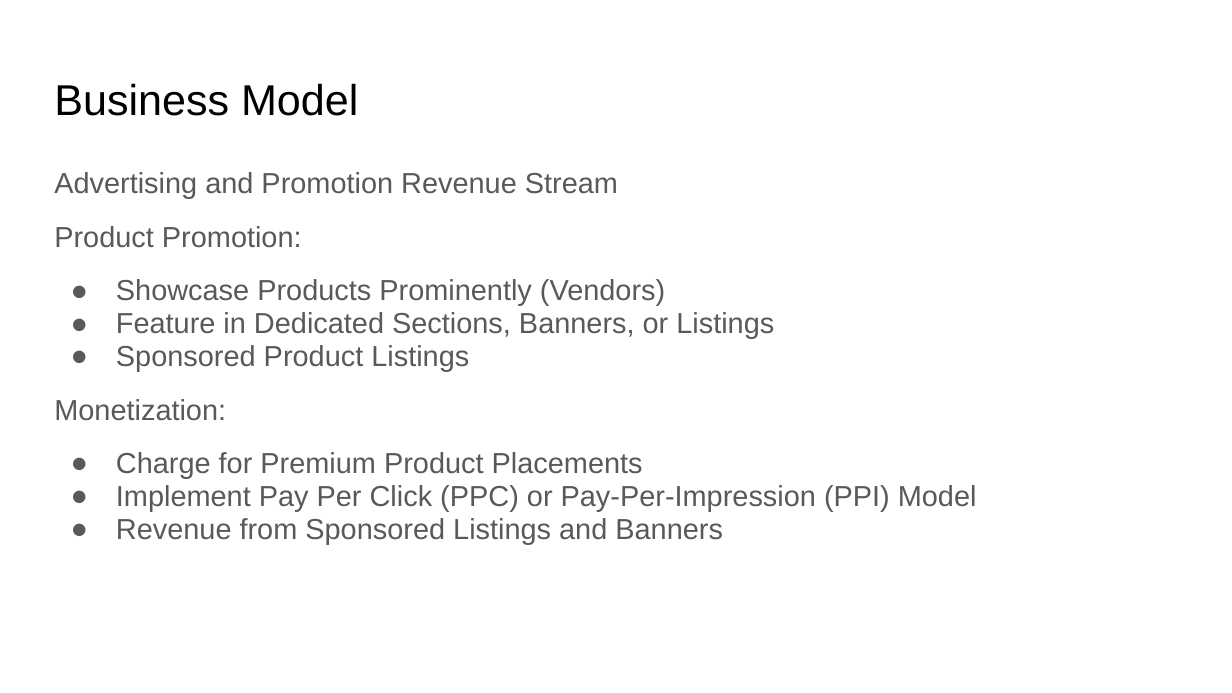
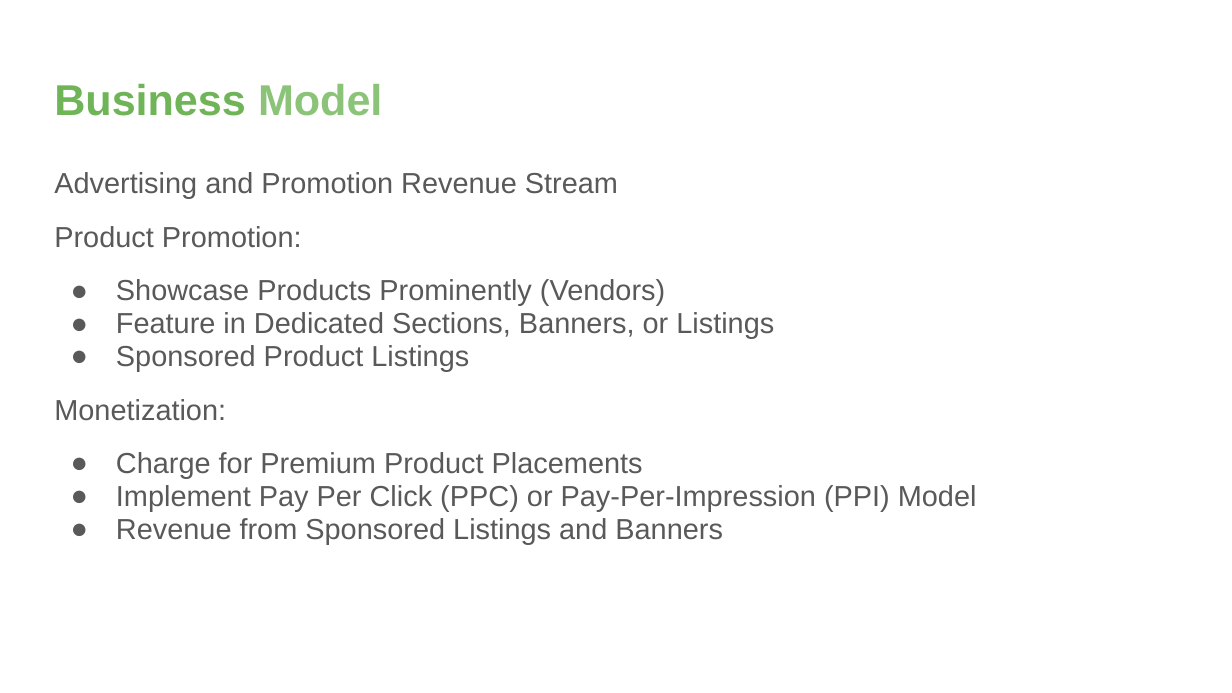
Before and after one commit to yrrebeere/prj-403, a slide deck: slide 13 of Project Proposal/Presentation/Presentation.pptx (slide 11 before the commit). Drawn at 1232x693 pixels with LibreOffice and Linux fonts; fonts in the diff are those of the drawing. Boxes give left, top, right and bottom in pixels: in the first picture for what was removed or moved away, otherwise in the second. Text is boxed around its words. In the diff, an @@ line names an element or a change of style, - is before the commit and + after.

```diff
--- a/Project Proposal/Presentation/Presentation.pptx
+++ b/Project Proposal/Presentation/Presentation.pptx
@@ title "Business Model" at [54,84,382,116]: text colour #000000 to #6FB457 in "Business"; text colour #000000 to #8BC478 in "Model"; bold on @@
```
Also in this commit, not shown: 5 other slides changed, 9 slides added, 7 slides removed, 1 other file.
